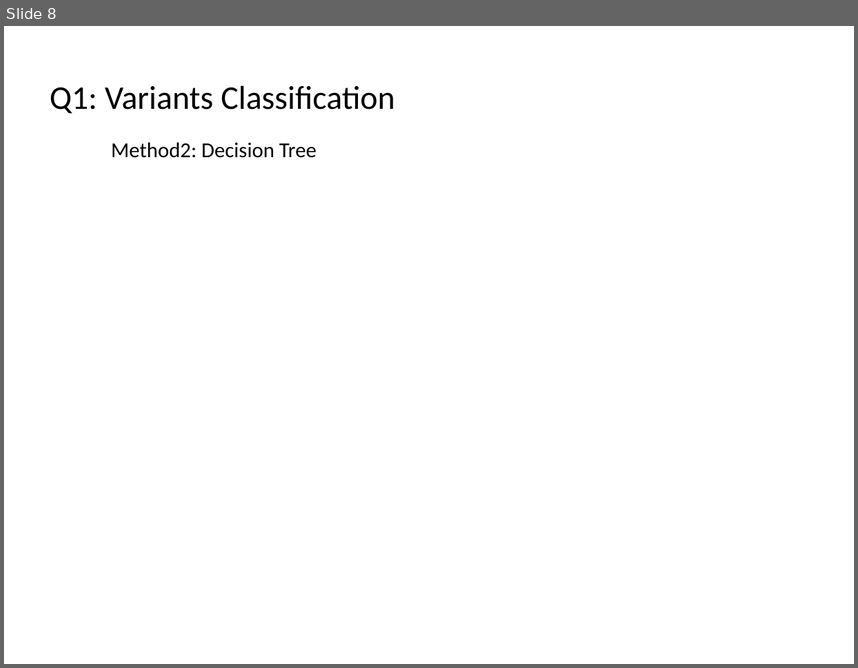
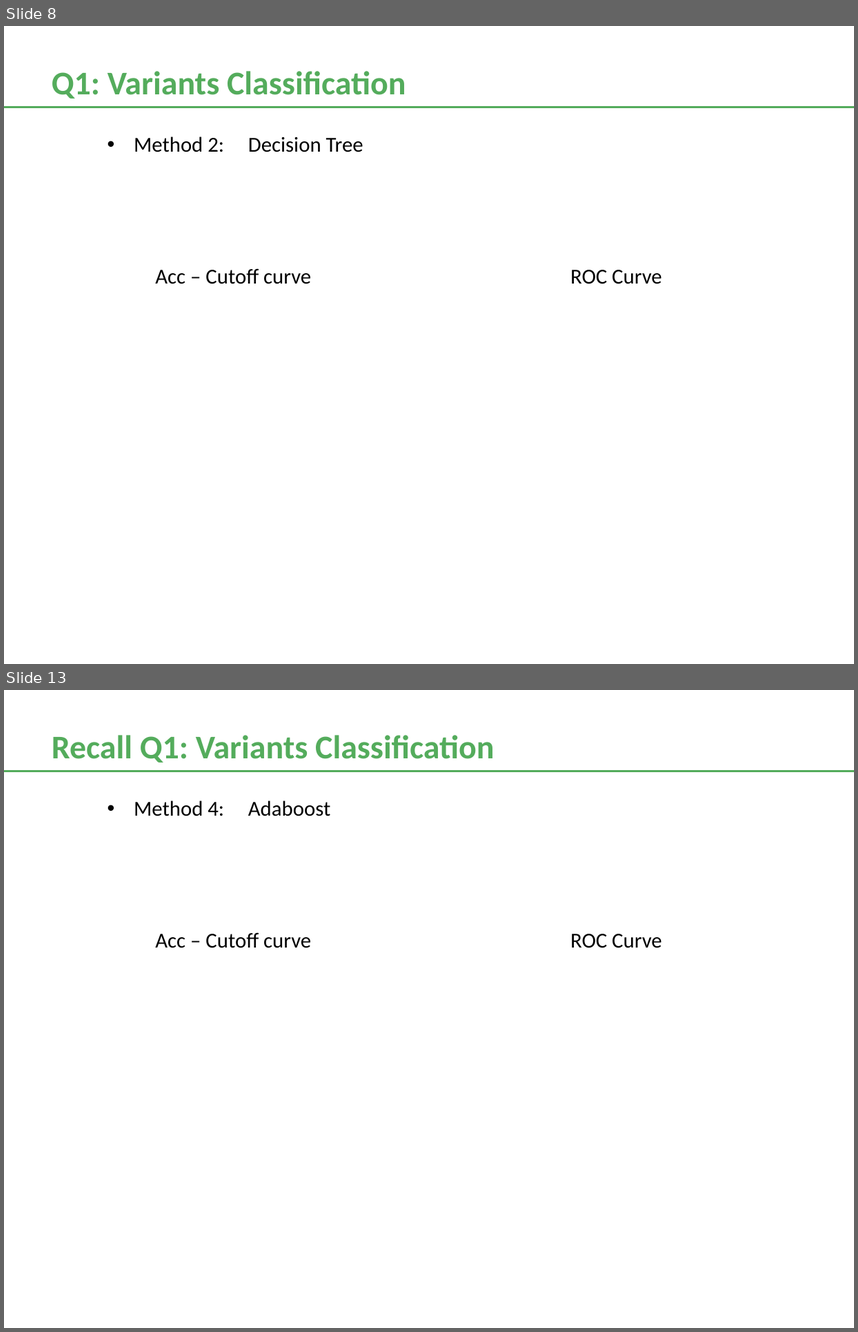
Before and after one commit to frostace/BinaryClassification, a slide deck: DataSciencePres.pptx. Shown one above the other, each under a label of ours: slide 8 before the commit, slides 8 and 13 after it; the slides between them are not shown. The pictures are 858x668 and 858x1332 pixels, drawn with LibreOffice and Linux fonts; fonts in the diff are those of the drawing. Boxes give left, top, right and bottom in pixels: in the first picture for what was removed or moved away, otherwise in the second. Text is boxed around its words. In the diff, an @@ line names an element or a change of style, - is before the commit and + after.

```diff
--- a/DataSciencePres.pptx
+++ b/DataSciencePres.pptx
@@ slide 13 added at [4,690,854,1328], background #FFFFFF @@
@@ text added at [52,735,494,762], 28 pt, text #54AC5C, bold @@
+Recall Q1: Variants Classification
@@ line added from (4, 771) to (854, 771), #54AC5C 1.38 pt @@
@@ text added at [134,800,330,816], 18 pt, text #000000 @@
+• Method 4: Adaboost
@@ text added at [155,932,311,948], 18 pt, text #000000 @@
+Acc – Cutoff curve
@@ text added at [570,934,662,948], 18 pt, text #000000 @@
+ROC Curve
@@ slide 8 changed as well @@
@@ text "Q1: Variants Classification": place and size @@
-text "Q1: Variants Classification" at [50,85,395,114]
+text "Q1: Variants Classification" at [52,71,406,98]
@@ text "Q1: Variants Classification" at [52,71,406,98]: text colour #000000 to #54AC5C, bold on; more space between paragraphs @@
@@ line added from (4, 107) to (854, 107), #54AC5C 1.38 pt @@
@@ text at [134,136,363,152]: text changed @@
-Method2: Decision Tree
+• Method 2: Decision Tree
@@ text added at [155,268,311,284], 18 pt, text #000000 @@
+Acc – Cutoff curve
@@ text added at [570,270,662,284], 18 pt, text #000000 @@
+ROC Curve
```
Also in this commit, not shown: 11 other slides changed, 3 other slides added, 5 slides removed, 8 other files.
